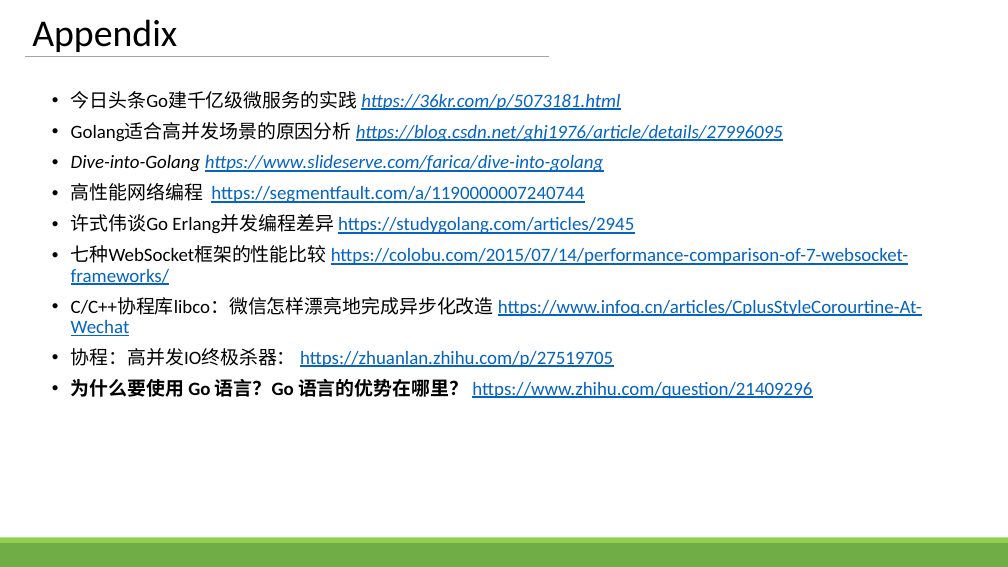
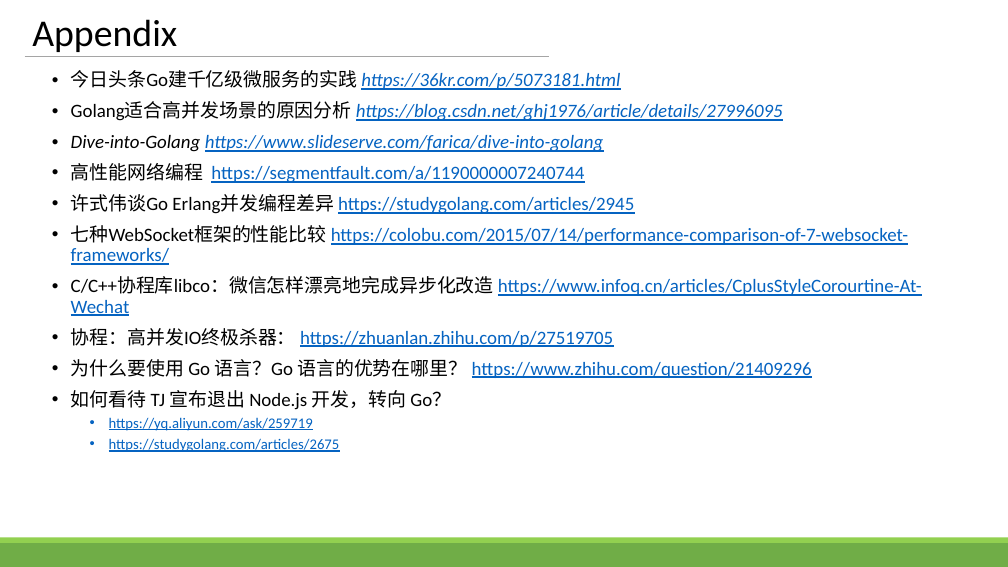
Before and after one commit to zhengbr2/sharing, a slide deck: slide 30 of GolangConcurency.pptx (slide 28 before the commit). Drawn at 1008x567 pixels with LibreOffice and Linux fonts; fonts in the diff are those of the drawing. Boxes give left, top, right and bottom in pixels: in the first picture for what was removed or moved away, otherwise in the second. Text is boxed around its words. In the diff, an @@ line names an element or a change of style, - is before the commit and + after.

```diff
--- a/GolangConcurency.pptx
+++ b/GolangConcurency.pptx
@@ text "今日头条Go建千亿级微服务的实践 https://36kr.com/p/5073181.html": place and size @@
-text "今日头条Go建千亿级微服务的实践 https://36kr.com/p/5073181.html" at [71,91,922,398]
+text "今日头条Go建千亿级微服务的实践 https://36kr.com/p/5073181.html" at [71,70,922,452]
@@ text at [71,359,812,378]: bold off in "为什么要使用 Go 语言？Go 语言的优势在哪里？" @@
@@ text at [71,390,451,452]: paragraphs added @@
+• 如何看待 TJ 宣布退出 Node.js 开发，转向 Go？
+  • https://yq.aliyun.com/ask/259719
+  • https://studygolang.com/articles/2675
```
Also in this commit, not shown: 3 other slides changed, 2 slides added.
